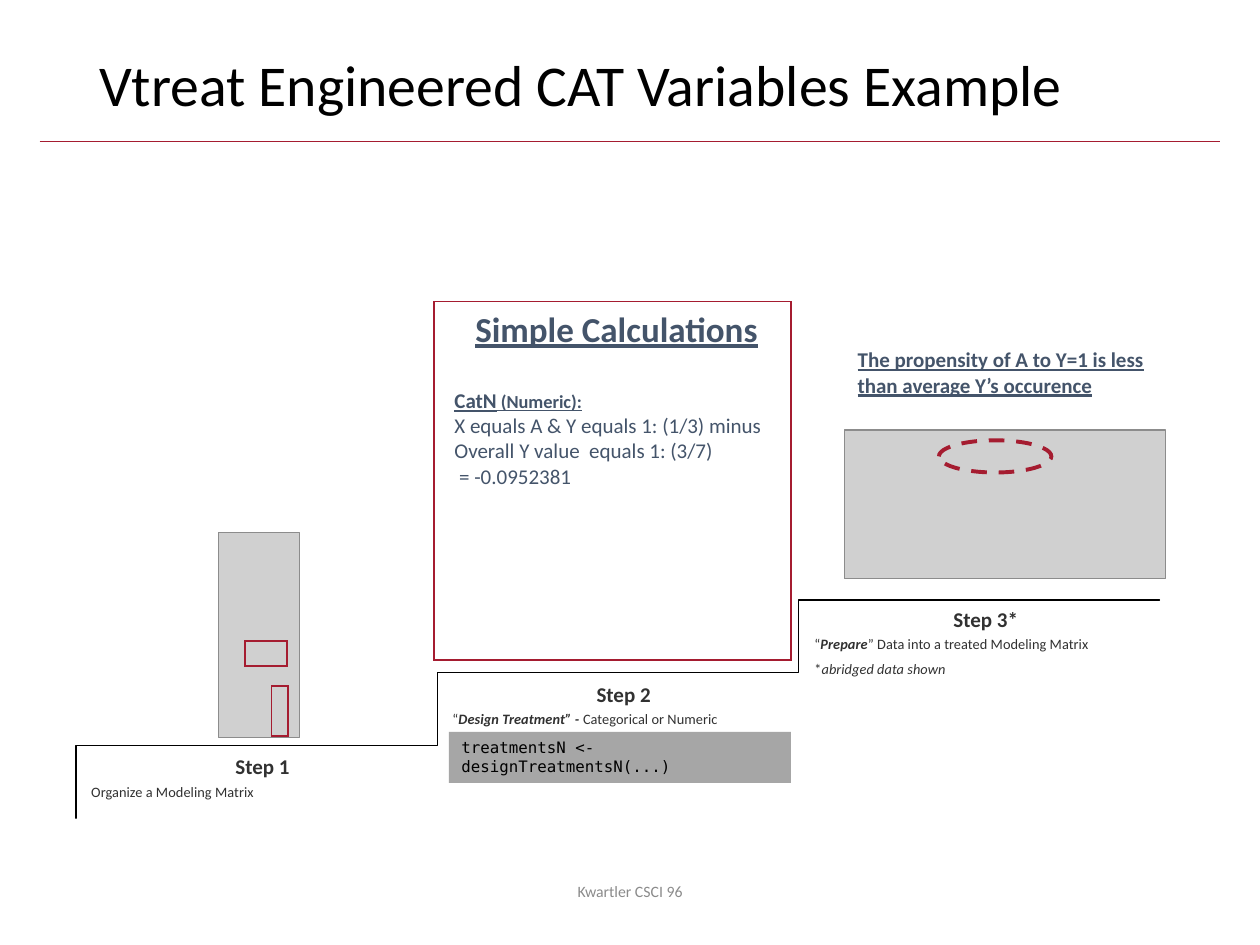
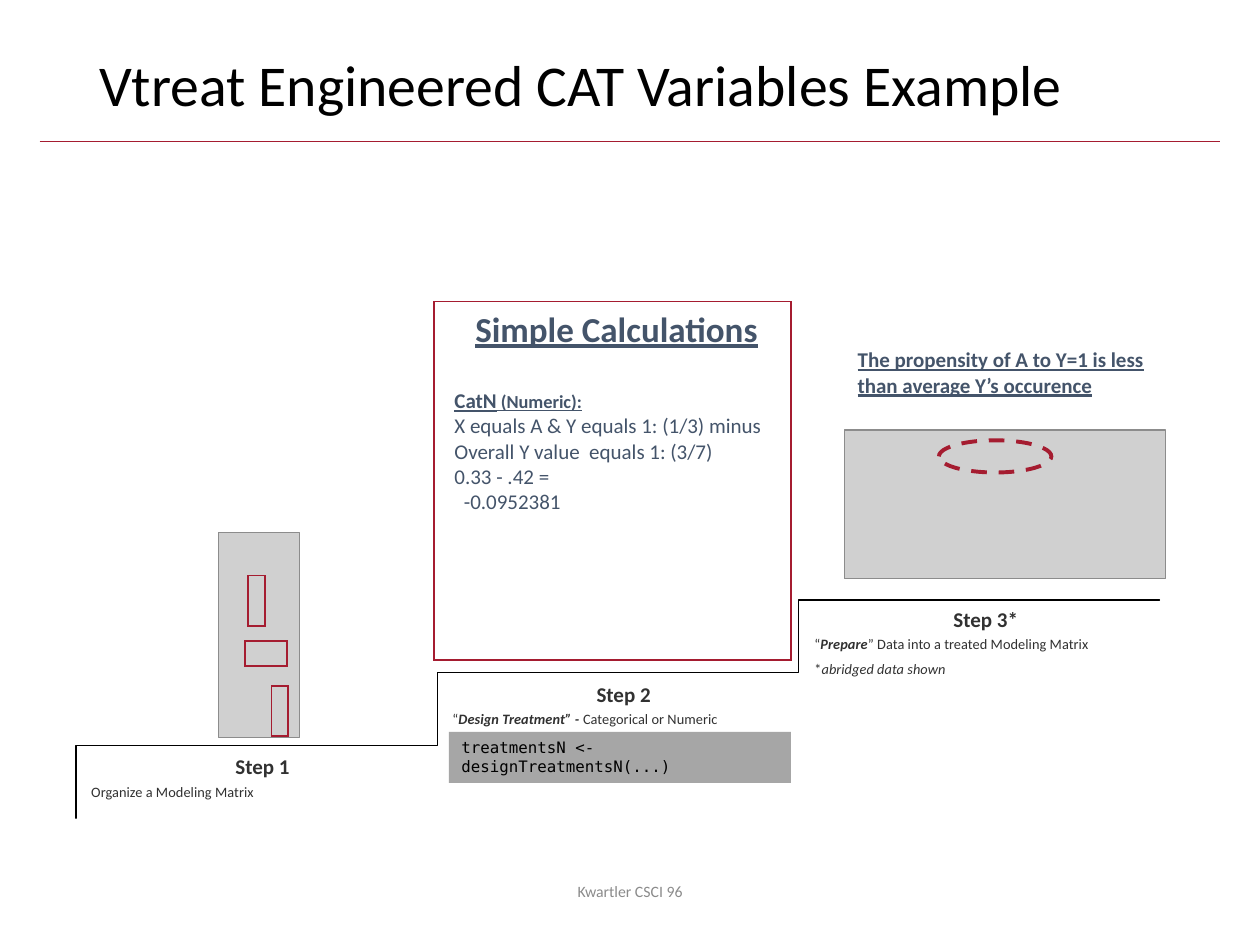
Before and after one commit to kwartler/Harvard_DataMining_Business_Student, a slide deck: slide 41 of Lessons/D_DM_Workflow/A_DM_Workflow_Preprocessing.pptx. Drawn at 1260x945 pixels with LibreOffice and Linux fonts; fonts in the diff are those of the drawing; grey boxes stand for pictures; background and template pictures are left out. Boxes give left, top, right and bottom in pixels: in the first picture for what was removed or moved away, otherwise in the second. Text is boxed around its words. In the diff, an @@ line names an element or a change of style, - is before the commit and + after.

```diff
--- a/Lessons/D_DM_Workflow/A_DM_Workflow_Preprocessing.pptx
+++ b/Lessons/D_DM_Workflow/A_DM_Workflow_Preprocessing.pptx
@@ text at (x1=454, y1=470, x2=561, y2=509): text changed @@
-= -0.0952381
+0.33 - .42 =
+-0.0952381
@@ rectangle added at (x1=248, y1=576, x2=265, y2=626), outline #A51C30 1 pt @@
```
Also in this commit, not shown: 58 other slides changed, 1 other file.
